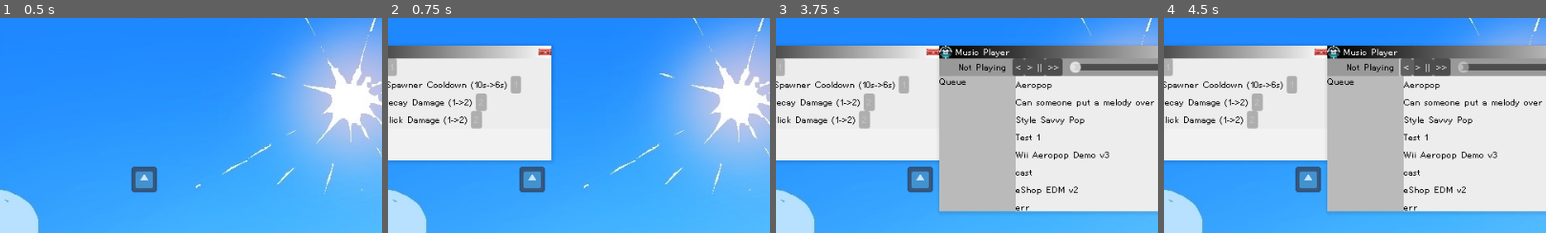
Above: before the commit, frames 1-4 (left to right).
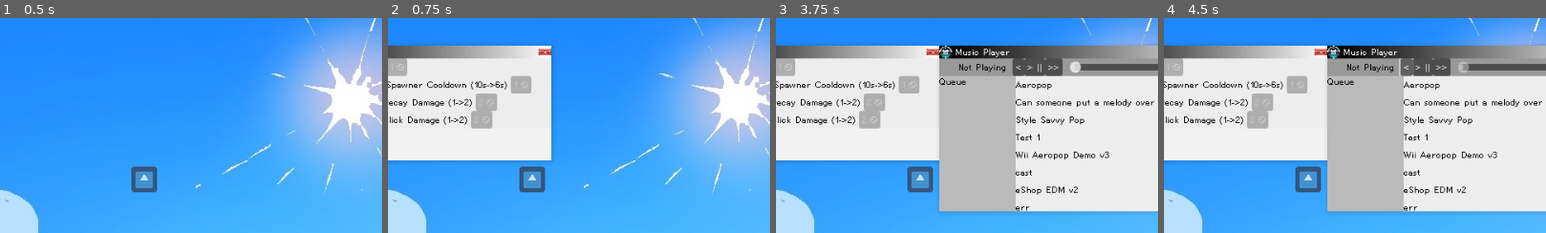
Above: after the commit, the same moments.

Repository: Kipuru/incremental-game
Game: Godot game, scene res://Game/Root/main_game.tscn
The game is run twice, just before and just after one commit, with the same random seed, the same clock (stepped at 60 frames per second) and the same inputs. The engine's default icon, where the game draws it, is replaced by a stand-in: a white triangle on a blue panel in a dark square.
Inputs (mouse positions are % of the whole screen's width and height, from its top left):
- Up to frame 1 (0.5 s): no input
- Up to frame 2 (0.75 s): click (44, 97) at 0.5 s
- Up to frame 3 (3.75 s): click (44, 97) at 1.25 s; click (44, 97) at 2 s; click (56, 97) at 2.75 s; click (50, 97) at 3.5 s
- Up to frame 4 (4.5 s): click "<" at 4.25 s
The pictures show only the part of the screen within x 31-81%, y 12-62%; the shares and areas given below are measured in that part.

Frame 1 is identical in both runs. In frame 2, 0.9% of the frame differs, in the area x 2-38%, y 18-52%; in frame 3, 0.9%; in frame 4, 0.9%.

Commit message:
Icons in store

Diff:
--- a/Game/Data/purchaseable_item.gd
+++ b/Game/Data/purchaseable_item.gd
@@ -1,7 +1,7 @@
 class_name PurchaseableItem
 
 const MAX_INT = 9223372036854775807
-enum Currency {BUBBLE_BUCK, ICON_GUY, PRESTIGE}
+enum Currency {BUBBLE_BUCK, ICON_GUY, PRESTIGE_POINT}
 
 signal purchased
 signal currency_updated(value: int)
@@ -97,7 +97,7 @@
 			GameState.decrease_bubblebucks(cost)
 		Currency.ICON_GUY:
 			GameState.increase_occupied_icon_guys(cost)
-		Currency.PRESTIGE:
+		Currency.PRESTIGE_POINT:
 			GameState.update_used_prestige_points(cost)
 
 	_tier.v += 1
@@ -113,5 +113,5 @@
 			GameState.bubblebucks_updated.connect(_on_currency_updated)
 		Currency.ICON_GUY:
 			GameState.icon_guys_updated.connect(_on_currency_updated)
-		Currency.PRESTIGE:
+		Currency.PRESTIGE_POINT:
 			GameState.prestige_points_updated.connect(_on_currency_updated)
--- a/Game/Root/main_game.tscn
+++ b/Game/Root/main_game.tscn
@@ -10,7 +10,7 @@
 [ext_resource type="Theme" uid="uid://cypdfrldw1wws" path="res://Themes/music_interface_theme.tres" id="7_byrwq"]
 [ext_resource type="Script" uid="uid://c7858gva6v2da" path="res://Game/UI/stats_display.gd" id="8_7ksg5"]
 [ext_resource type="Texture2D" uid="uid://cari3pi0stwmv" path="res://Assets/Icons/bubble_trim.PNG" id="10_nrt6e"]
-[ext_resource type="Texture2D" uid="uid://dcdkwilpews08" path="res://Assets/Icon Guys/blue_small.png" id="11_3tx73"]
+[ext_resource type="Texture2D" uid="uid://dcdkwilpews08" path="res://Assets/Icons/icon_guy.png" id="11_3tx73"]
 [ext_resource type="Texture2D" uid="uid://cweqr10npopto" path="res://Assets/Icons/sparkle_TEMP.png" id="12_7ksg5"]
 
 [sub_resource type="Gradient" id="Gradient_ohkr6"]
--- a/Game/UI/Store/store_item.gd
+++ b/Game/UI/Store/store_item.gd
@@ -1,6 +1,10 @@
 class_name StoreItem extends PanelContainer
 
 const MAX_TEXT = "MAX"
+
+const BUBBLE_ICON: Texture2D = preload("uid://cari3pi0stwmv")
+const ICON_GUY_ICON: Texture2D = preload("uid://dcdkwilpews08")
+const SPARKLE_ICON: Texture2D = preload("uid://cweqr10npopto")
 
 @export var _name_label: Label
 @export var _buy_button: Button
@@ -14,6 +18,14 @@
 # call this to properly set up the node
 func init(item: PurchaseableItem):
 	_item = item
+
+	match item.currency:
+		PurchaseableItem.Currency.BUBBLE_BUCK:
+			_buy_button.icon = BUBBLE_ICON
+		PurchaseableItem.Currency.ICON_GUY:
+			_buy_button.icon = ICON_GUY_ICON
+		PurchaseableItem.Currency.PRESTIGE_POINT:
+			_buy_button.icon = SPARKLE_ICON
 
 	item.currency_updated.connect(on_currency_updated)
 	item.tier.updated.connect(on_tier_updated)
--- a/Game/UI/Store/store_item.tscn
+++ b/Game/UI/Store/store_item.tscn
@@ -1,7 +1,8 @@
-[gd_scene load_steps=4 format=3 uid="uid://1vu12efbt1f1"]
+[gd_scene load_steps=5 format=3 uid="uid://1vu12efbt1f1"]
 
 [ext_resource type="Theme" uid="uid://cypdfrldw1wws" path="res://Themes/music_interface_theme.tres" id="1_jxyi2"]
 [ext_resource type="Script" uid="uid://b4ewdkq3snl35" path="res://Game/UI/Store/store_item.gd" id="2_bo3q1"]
+[ext_resource type="Texture2D" uid="uid://cari3pi0stwmv" path="res://Assets/Icons/bubble_trim.PNG" id="3_mf2rq"]
 
 [sub_resource type="StyleBoxFlat" id="StyleBoxFlat_4difg"]
 bg_color = Color(0.93, 0.93, 0.93, 1)
@@ -29,5 +30,7 @@
 [node name="Buy" type="Button" parent="MarginContainer/HBoxContainer"]
 layout_mode = 2
 text = "1"
+icon = ExtResource("3_mf2rq")
+icon_alignment = 2
 
 [connection signal="pressed" from="MarginContainer/HBoxContainer/Buy" to="." method="_on_buy_pressed"]
Renamed: Assets/Icon Guys/blue_small.png -> Assets/Icons/icon_guy.png
Not shown, changed: Assets/Icons/icon_guy.png.import
